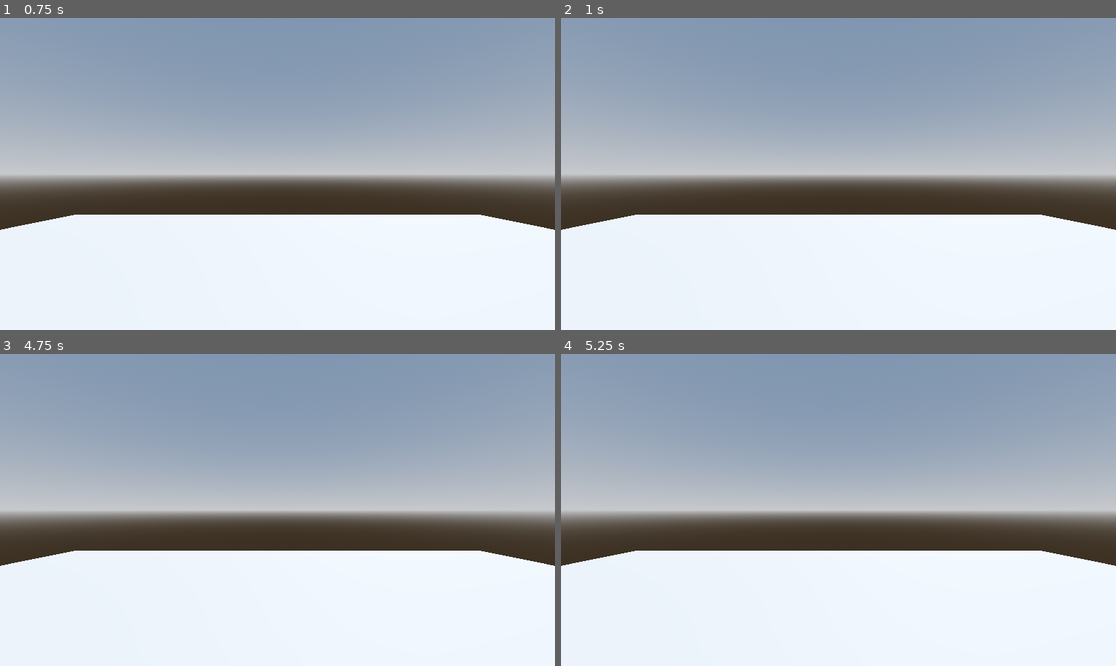
Above: before the commit, frames 1-4 (two rows, left to right).
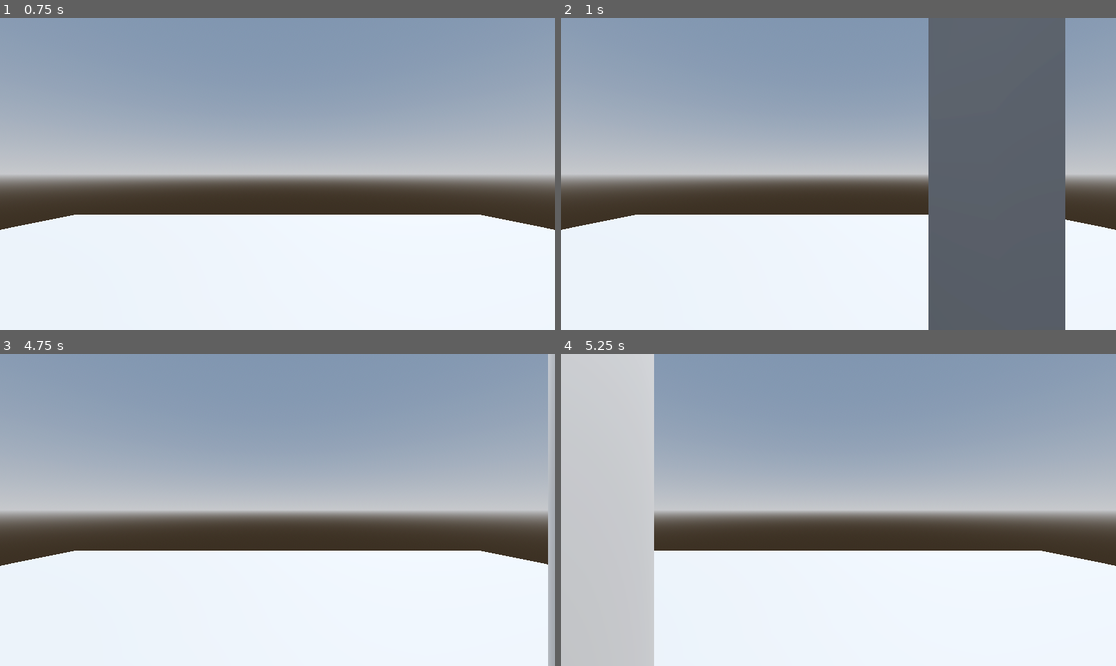
Above: after the commit, the same moments.

Repository: avndreas/Bigmode-2025
Game: Godot game, scene res://scenes/Level.tscn
Same seed, same stepped clock (60 frames per second), same inputs: the game is played once before the commit and once after it.
Inputs:
- Up to frame 1 (0.75 s): tap Enter at 0.5 s; hold D (move_right) from 0.53 s (still down)
- Up to frame 2 (1 s): keep holding D (move_right)
- Up to frame 3 (4.75 s): release D (move_right) at 1.28 s; hold S (move_back) 1.28-2.03 s; tap Space at 2, 3.5 s; hold D (move_right) 2.03-2.78 s; tap Enter at 2.75, 4.25 s; hold W (move_forward) 2.78-3.53 s; hold A (move_left) from 3.53 s (still down)
- Up to frame 4 (5.25 s): release A (move_left) at 5.03 s; hold S (move_back) from 5.03 s (still down)

Frame 1 is identical in both runs. In frame 2, 24% of the frame differs, in the area x 66-91%, y 0-100%; in frame 3, 0.9%; in frame 4, 15%.

Commit message:
Player movement cont.
Added directional movement

Diff:
--- a/scenes/player.tscn
+++ b/scenes/player.tscn
@@ -9,6 +9,7 @@
 
 [node name="Player" type="RigidBody3D"]
 lock_rotation = true
+linear_damp = 3.0
 script = ExtResource("1_teutw")
 
 [node name="MeshInstance3D" type="MeshInstance3D" parent="."]
--- a/scripts/player.gd
+++ b/scripts/player.gd
@@ -6,5 +6,8 @@
 
 # Called every frame. 'delta' is the elapsed time since the previous frame.
 func _process(delta):
-	var input = Input.get_action_strength("ui_up")
-	apply_central_force(input*Vector3.FORWARD*1200*delta) #make constant value a variable
+	var input := Vector3.ZERO
+	input.x = Input.get_axis("move_left", "move_right")
+	input.z = Input.get_axis("move_forward", "move_back")
+
+	apply_central_force(input * 1200.0 * delta) #make constant value a variable
